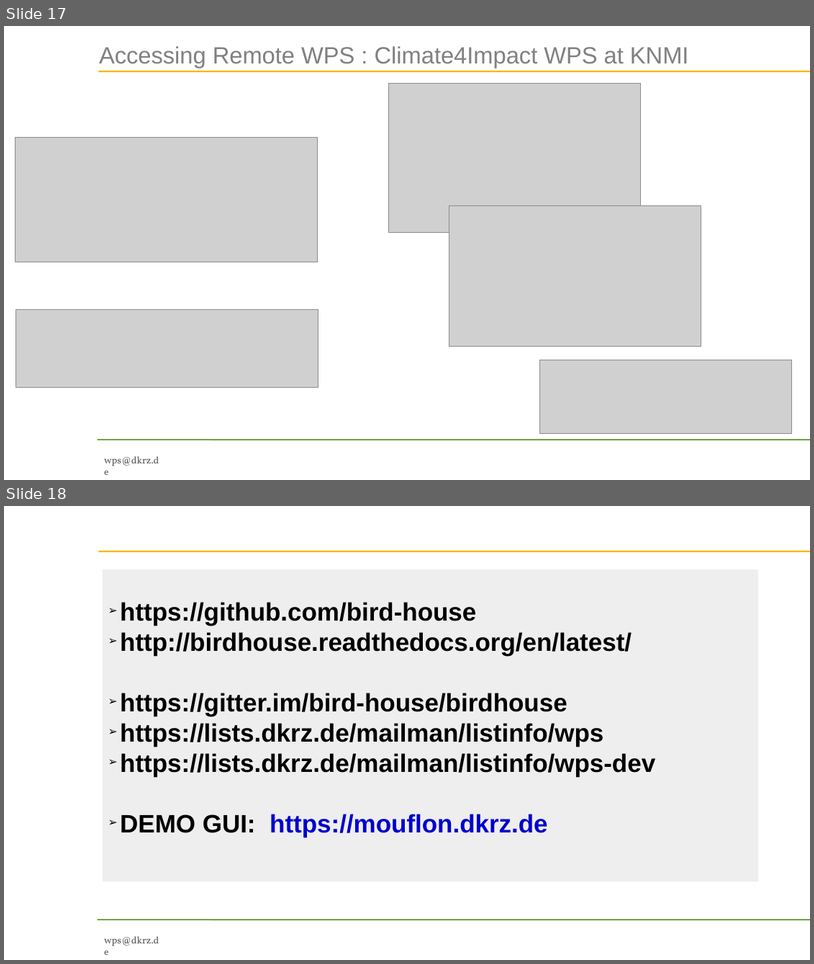
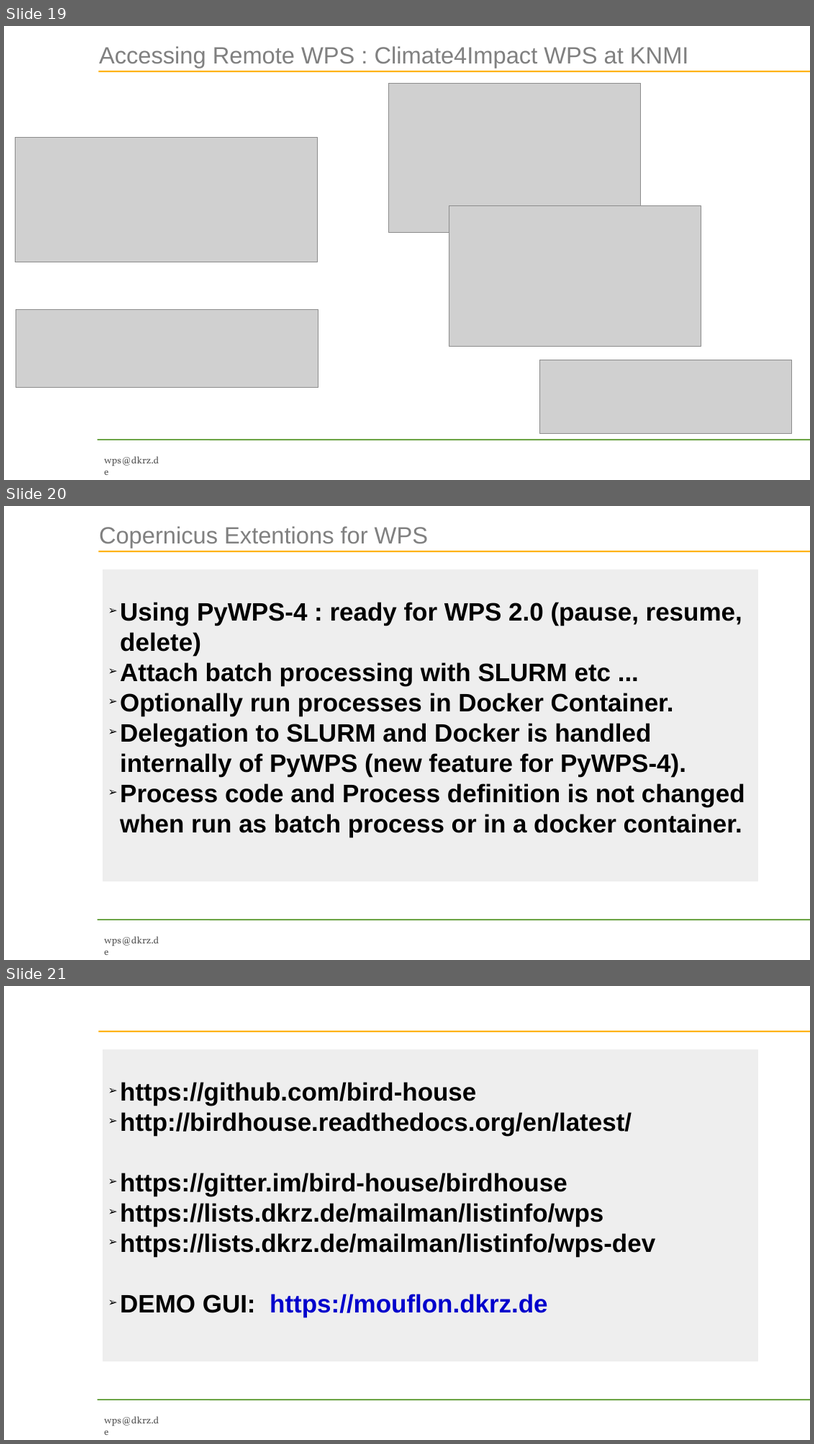
Before and after one commit to bird-house/birdhouse-docs, a slide deck: slides/birdhouse-esgf-f2f-2016/birdhouse-esgf-f2f-2016.odp. Shown one above the other, each under a label of ours: slides 17 and 18 before the commit, slides 19, 20 and 21 after it. The pictures are 814x964 and 814x1444 pixels, drawn with LibreOffice and Linux fonts; fonts in the diff are those of the drawing; grey boxes stand for pictures; background and template pictures are left out. Boxes give left, top, right and bottom in pixels: in the first picture for what was removed or moved away, otherwise in the second. Text is boxed around its words. In the diff, an @@ line names an element or a change of style, - is before the commit and + after.

Commit message:
added esmvaltool, copernicus, subset slides

```diff
--- a/slides/birdhouse-esgf-f2f-2016/birdhouse-esgf-f2f-2016.odp
+++ b/slides/birdhouse-esgf-f2f-2016/birdhouse-esgf-f2f-2016.odp
@@ slide 20 added at (x1=4, y1=506, x2=810, y2=960), background picture (left out); not listed: 3 template elements that a slide beside it also shows @@
@@ title added at (x1=99, y1=526, x2=428, y2=548), 33.6 pt, text #808080 @@
+Copernicus Extentions for WPS
@@ rectangle added at (x1=103, y1=569, x2=758, y2=881), fill #EEEEEE, outline #EEEEEE 0.79 pt, 36 pt, text #000000, bold @@
+➢ Using PyWPS-4 : ready for WPS 2.0 (pause, resume, delete)
+➢ Attach batch processing with SLURM etc ...
+➢ Optionally run processes in Docker Container.
+➢ Delegation to SLURM and Docker is handled internally of PyWPS (new feature for PyWPS-4).
+➢ Process code and Process definition is not changed when run as batch process or in a docker container.
@@ what was slide 17 is now slide 19 @@
@@ what was slide 18 is now slide 21 @@
```
Also in this commit, not shown: 4 slides changed, 3 other slides added.
